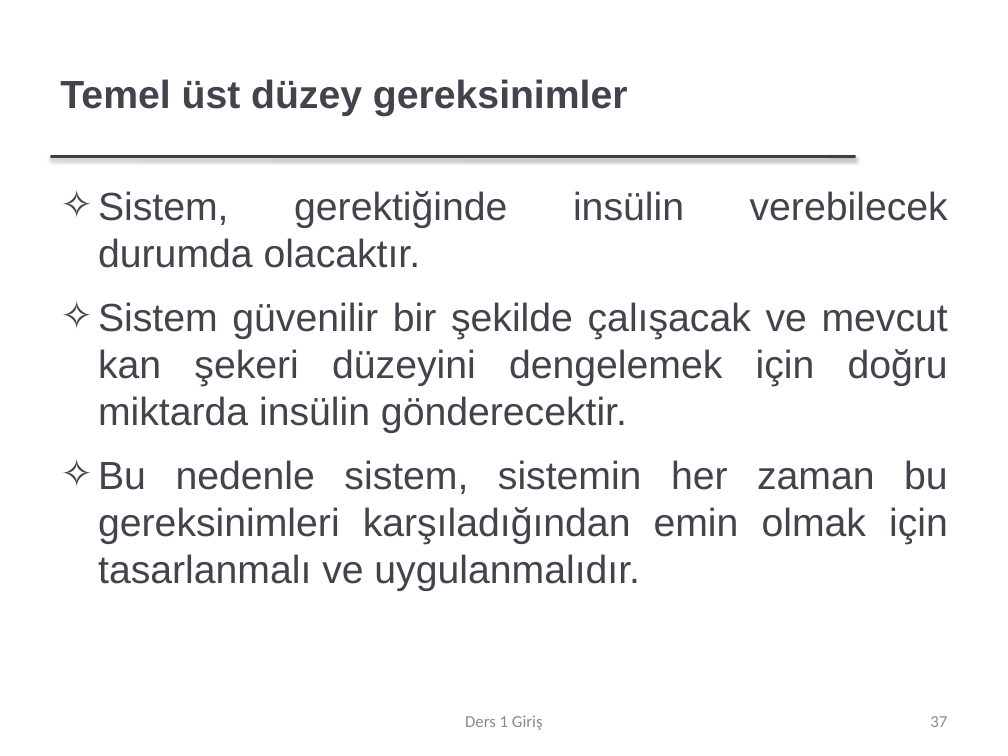
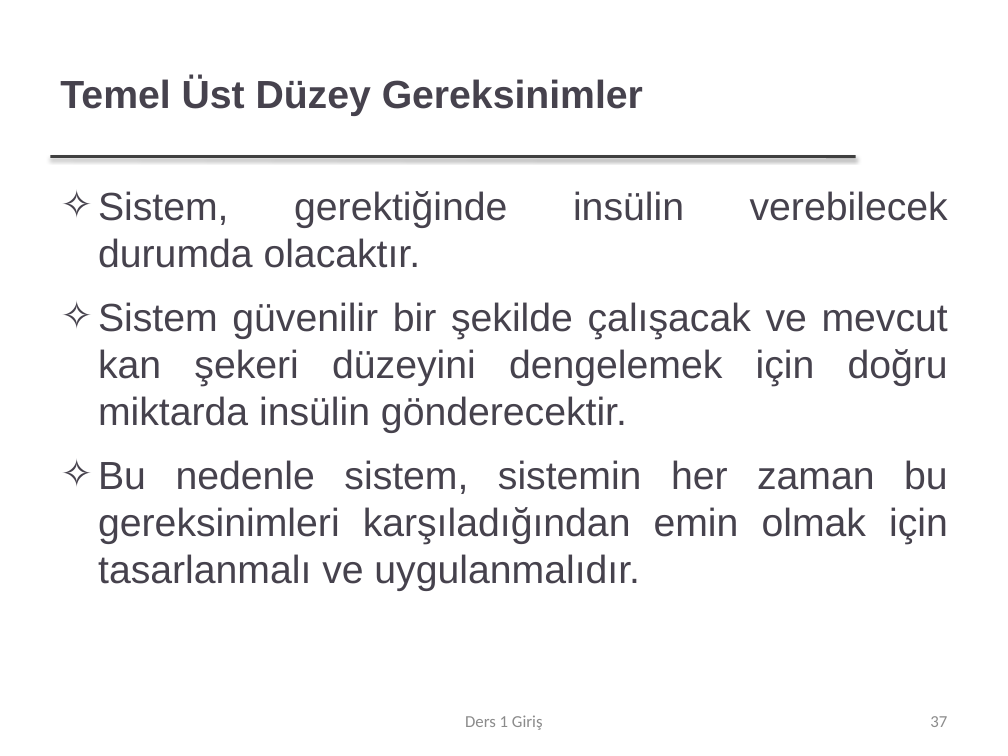
Before and after one commit to FurkanGozukara/Yazilim-Muhendisligi-IT522-2021, a slide deck: slide 37 of dersler/Ders 1 - Giriş.pptx. Drawn at 1008x756 pixels with LibreOffice and Linux fonts; fonts in the diff are those of the drawing; background and template pictures are left out. Boxes give left, top, right and bottom in pixels: in the first picture for what was removed or moved away, otherwise in the second. Text is boxed around its words. In the diff, an @@ line names an element or a change of style, - is before the commit and + after.

```diff
--- a/dersler/Ders 1 - Giriş.pptx
+++ b/dersler/Ders 1 - Giriş.pptx
@@ title at [60, 77, 643, 116]: text changed @@
-Temel üst düzey gereksinimler
+Temel Üst Düzey Gereksinimler
```
Also in this commit, not shown: 42 other slides changed, 1 slide added, 1 slide removed, 1 other file.
